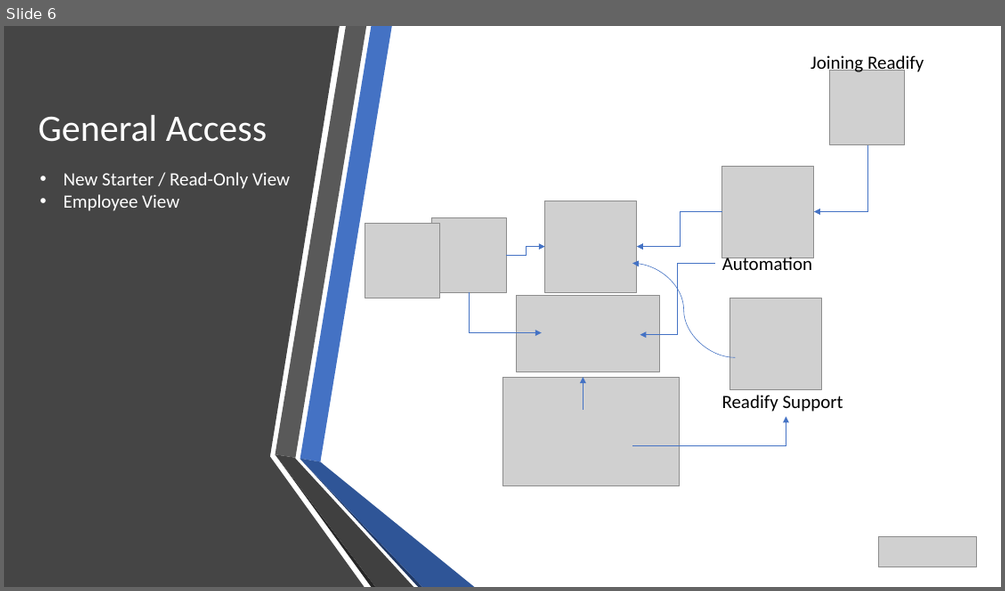
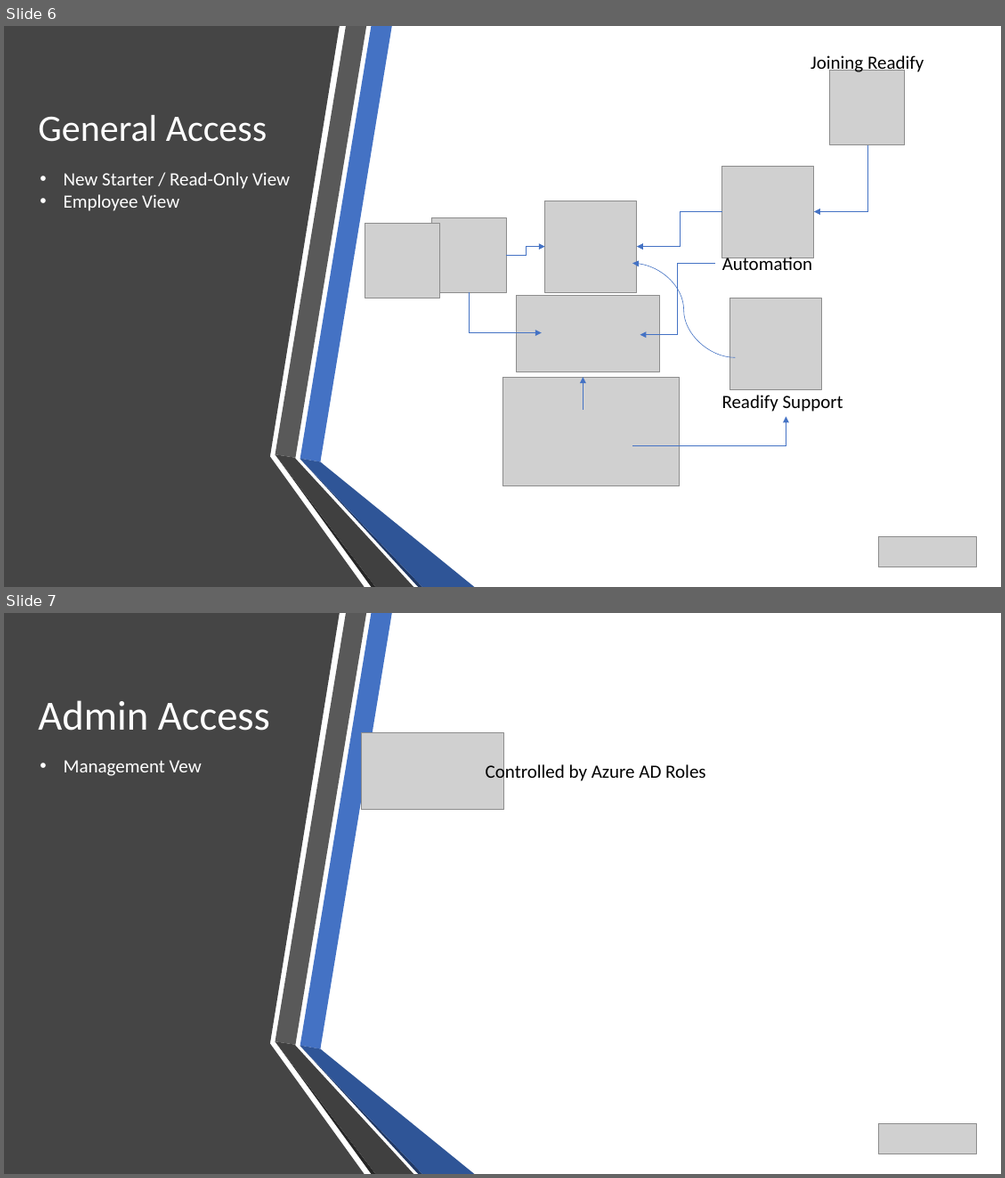
Before and after one commit to mehdikhaleghian/StudyNotes, a slide deck: OnboardEasy.pptx. Shown one above the other, each under a label of ours: slide 6 before the commit, slides 6 and 7 after it. The pictures are 1005x591 and 1005x1178 pixels, drawn with LibreOffice and Linux fonts; fonts in the diff are those of the drawing; grey boxes stand for pictures. Boxes give left, top, right and bottom in pixels: in the first picture for what was removed or moved away, otherwise in the second. Text is boxed around its words. In the diff, an @@ line names an element or a change of style, - is before the commit and + after.

```diff
--- a/OnboardEasy.pptx
+++ b/OnboardEasy.pptx
@@ slide 7 added at box(4, 613, 1001, 1174), background #FFFFFF @@
@@ freeform shape added at box(4, 613, 364, 1174), fill #454545 @@
@@ title added at box(38, 700, 270, 730), 40 pt, text #FFFFFF @@
+Admin Access
@@ picture added at box(362, 732, 504, 810) @@
@@ text added at box(64, 760, 202, 776), 18 pt, text #FFFFFF @@
+• Management Vew
@@ text added at box(485, 763, 706, 784), 18 pt, text #000000 @@
+Controlled by Azure AD Roles
@@ group added at box(275, 613, 474, 1174): 6 freeform shapes @@
@@ picture added at box(879, 1123, 977, 1153) @@
```
Also in this commit, not shown: 3 slides changed, 9 other slides added, 5 other files.
